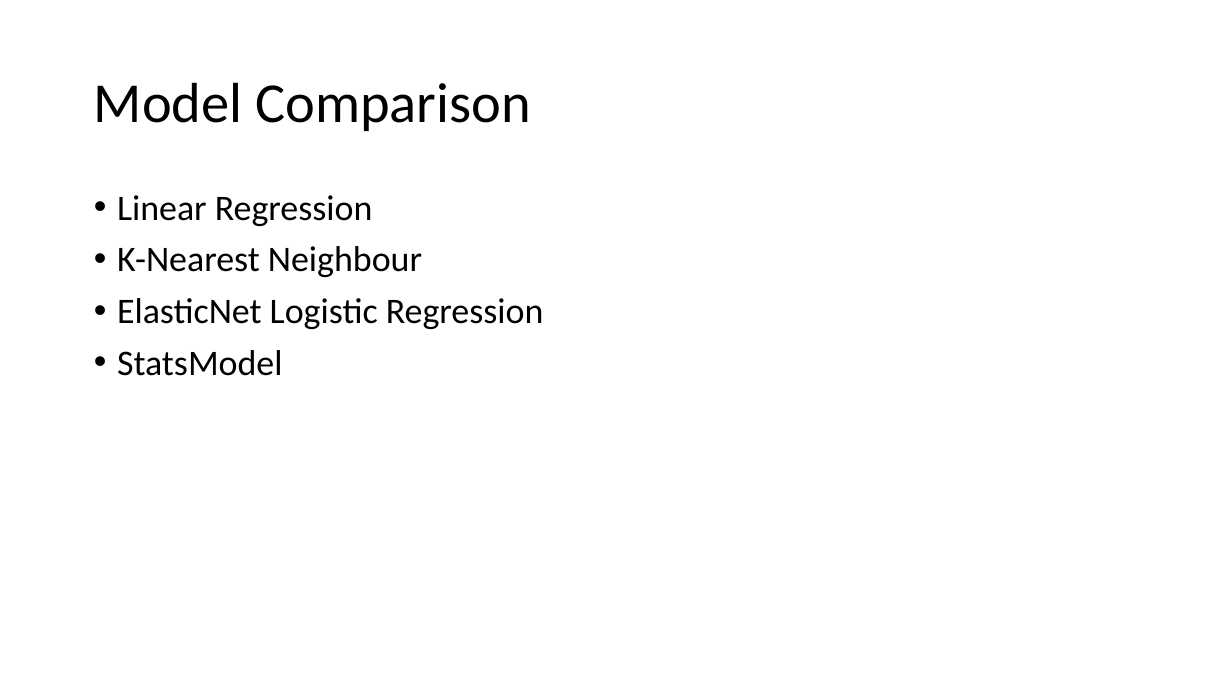
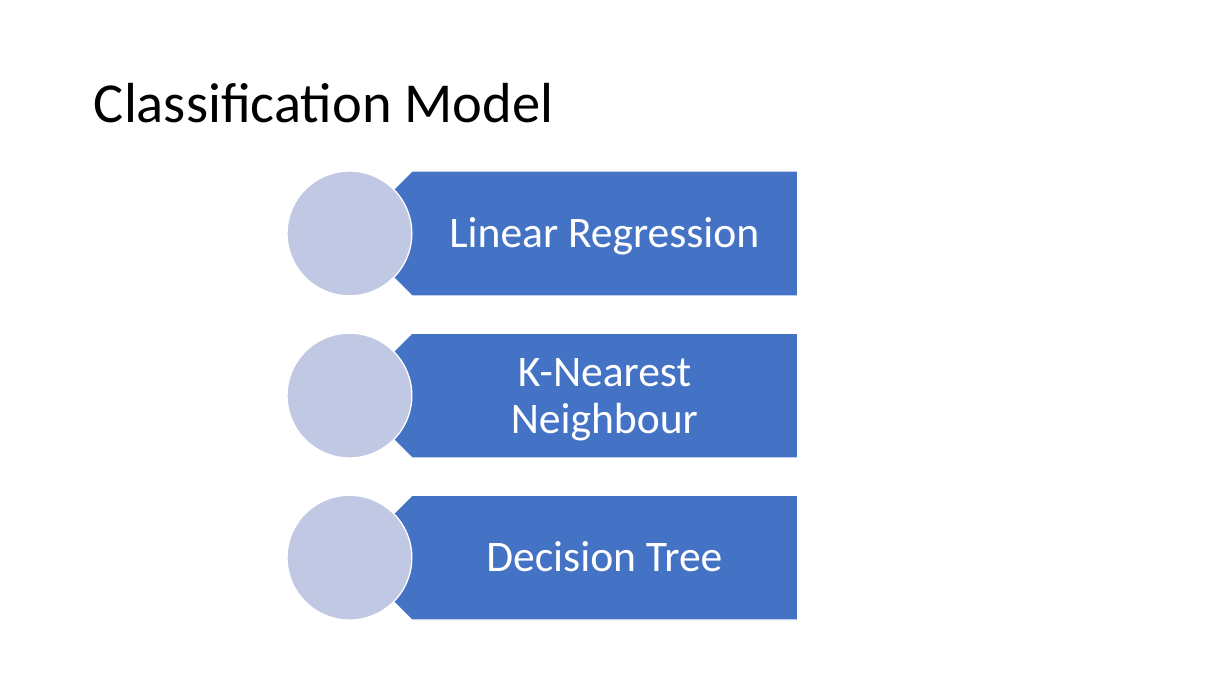
Before and after one commit to RhysZH/GA-DAT9-Projects1, a slide deck: slide 5 of R_Morgan_Project4_Files/R_Morgan_Project4_Presentation.pptx. Drawn at 1232x693 pixels with LibreOffice and Linux fonts; fonts in the diff are those of the drawing. Boxes give left, top, right and bottom in pixels: in the first picture for what was removed or moved away, otherwise in the second. Text is boxed around its words. In the diff, an @@ line names an element or a change of style, - is before the commit and + after.

```diff
--- a/R_Morgan_Project4_Files/R_Morgan_Project4_Presentation.pptx
+++ b/R_Morgan_Project4_Files/R_Morgan_Project4_Presentation.pptx
@@ title at (94, 82, 554, 123): text changed @@
-Model Comparison
+Classification Model
@@ text removed at (117, 195, 544, 376) @@
-• Linear Regression
-• K-Nearest Neighbour
-• ElasticNet Logistic Regression
-• StatsModel
@@ group added at (287, 171, 798, 620): 3 pentagon arrows, 3 texts, 3 ellipses @@
+Linear Regression
+K-Nearest Neighbour
+Decision Tree
```
Also in this commit, not shown: 2 other slides changed, 3 slides added, 2 slides removed, 6 other files.
